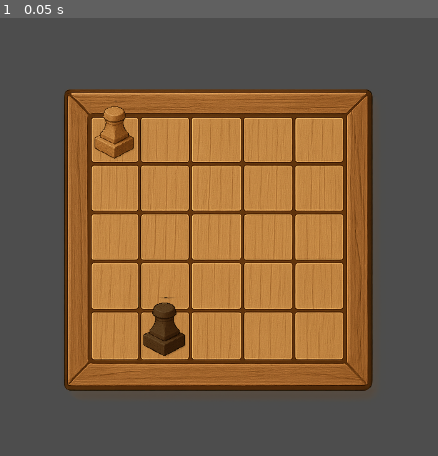
Above: before the commit, frame 1.
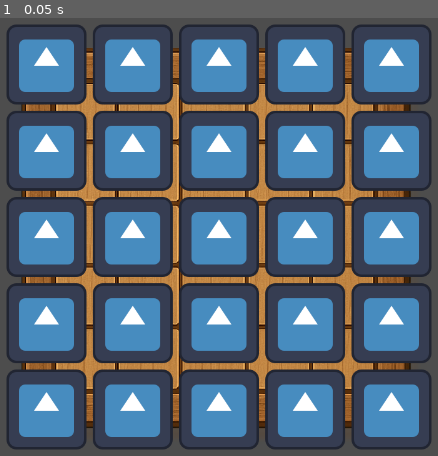
Above: after the commit, the same moment.

Repository: Blxee/tak
Game: Godot game, scene res://scenes/main_scene.tscn
Two runs of this game, one before a commit and one after it. Both use one fixed random seed, a clock stepped at 60 frames per second and the inputs below. The engine's default icon, where the game draws it, is replaced by a stand-in: a white triangle on a blue panel in a dark square.
Inputs:
- Up to frame 1 (0.05 s): no input

The runs differ from the first frame. In frame 1, 74% of the frame differs, in the area x 1-99%, y 1-99%.

Commit message:
Added: temporary board and pieces

Diff:
--- a/project.godot
+++ b/project.godot
@@ -19,7 +19,7 @@
 
 window/size/viewport_width=720
 window/size/viewport_height=1280
-window/stretch/mode="canvas_items"
+window/stretch/mode="viewport"
 window/stretch/scale_mode="integer"
 window/handheld/orientation=1
 
--- /dev/null
+++ b/scenes/board.gd
@@ -0,0 +1 @@
+extends TextureRect
--- /dev/null
+++ b/scenes/board.tscn
@@ -0,0 +1,137 @@
+[gd_scene load_steps=5 format=3 uid="uid://bygp1ueubabik"]
+
+[ext_resource type="Texture2D" uid="uid://3gmiw8w21j5h" path="res://assets/images/tak_wood_spritesheet.png" id="1_tx6nw"]
+[ext_resource type="Script" uid="uid://cjrfy5fpoxms5" path="res://scenes/board.gd" id="2_fv4ni"]
+[ext_resource type="Texture2D" uid="uid://3jhd4kb6lbw6" path="res://icon.svg" id="2_nglv8"]
+
+[sub_resource type="AtlasTexture" id="AtlasTexture_fv4ni"]
+atlas = ExtResource("1_tx6nw")
+region = Rect2(11.3737, 0.999802, 571.992, 573.749)
+
+[node name="Board" type="TextureRect"]
+anchors_preset = 15
+anchor_right = 1.0
+anchor_bottom = 1.0
+grow_horizontal = 2
+grow_vertical = 2
+texture = SubResource("AtlasTexture_fv4ni")
+expand_mode = 4
+stretch_mode = 5
+script = ExtResource("2_fv4ni")
+
+[node name="GridContainer" type="GridContainer" parent="."]
+layout_mode = 1
+anchors_preset = 8
+anchor_left = 0.5
+anchor_top = 0.5
+anchor_right = 0.5
+anchor_bottom = 0.5
+offset_left = -340.0
+offset_top = -340.0
+offset_right = 340.0
+offset_bottom = 340.0
+grow_horizontal = 2
+grow_vertical = 2
+theme_override_constants/h_separation = 10
+theme_override_constants/v_separation = 10
+columns = 5
+
+[node name="TextureRect" type="TextureRect" parent="GridContainer"]
+layout_mode = 2
+texture = ExtResource("2_nglv8")
+
+[node name="TextureRect2" type="TextureRect" parent="GridContainer"]
+layout_mode = 2
+texture = ExtResource("2_nglv8")
+
+[node name="TextureRect3" type="TextureRect" parent="GridContainer"]
+layout_mode = 2
+texture = ExtResource("2_nglv8")
+
+[node name="TextureRect4" type="TextureRect" parent="GridContainer"]
+layout_mode = 2
+texture = ExtResource("2_nglv8")
+
+[node name="TextureRect5" type="TextureRect" parent="GridContainer"]
+layout_mode = 2
+texture = ExtResource("2_nglv8")
+
+[node name="TextureRect6" type="TextureRect" parent="GridContainer"]
+layout_mode = 2
+texture = ExtResource("2_nglv8")
+
+[node name="TextureRect7" type="TextureRect" parent="GridContainer"]
+layout_mode = 2
+texture = ExtResource("2_nglv8")
+
+[node name="TextureRect8" type="TextureRect" parent="GridContainer"]
+layout_mode = 2
+texture = ExtResource("2_nglv8")
+
+[node name="TextureRect9" type="TextureRect" parent="GridContainer"]
+layout_mode = 2
+texture = ExtResource("2_nglv8")
+
+[node name="TextureRect10" type="TextureRect" parent="GridContainer"]
+layout_mode = 2
+texture = ExtResource("2_nglv8")
+
+[node name="TextureRect11" type="TextureRect" parent="GridContainer"]
+layout_mode = 2
+texture = ExtResource("2_nglv8")
+
+[node name="TextureRect12" type="TextureRect" parent="GridContainer"]
+layout_mode = 2
+texture = ExtResource("2_nglv8")
+
+[node name="TextureRect13" type="TextureRect" parent="GridContainer"]
+layout_mode = 2
+texture = ExtResource("2_nglv8")
+
+[node name="TextureRect14" type="TextureRect" parent="GridContainer"]
+layout_mode = 2
+texture = ExtResource("2_nglv8")
+
+[node name="TextureRect15" type="TextureRect" parent="GridContainer"]
+layout_mode = 2
+texture = ExtResource("2_nglv8")
+
+[node name="TextureRect16" type="TextureRect" parent="GridContainer"]
+layout_mode = 2
+texture = ExtResource("2_nglv8")
+
+[node name="TextureRect17" type="TextureRect" parent="GridContainer"]
+layout_mode = 2
+texture = ExtResource("2_nglv8")
+
+[node name="TextureRect18" type="TextureRect" parent="GridContainer"]
+layout_mode = 2
+texture = ExtResource("2_nglv8")
+
+[node name="TextureRect19" type="TextureRect" parent="GridContainer"]
+layout_mode = 2
+texture = ExtResource("2_nglv8")
+
+[node name="TextureRect20" type="TextureRect" parent="GridContainer"]
+layout_mode = 2
+texture = ExtResource("2_nglv8")
+
+[node name="TextureRect21" type="TextureRect" parent="GridContainer"]
+layout_mode = 2
+texture = ExtResource("2_nglv8")
+
+[node name="TextureRect22" type="TextureRect" parent="GridContainer"]
+layout_mode = 2
+texture = ExtResource("2_nglv8")
+
+[node name="TextureRect23" type="TextureRect" parent="GridContainer"]
+layout_mode = 2
+texture = ExtResource("2_nglv8")
+
+[node name="TextureRect24" type="TextureRect" parent="GridContainer"]
+layout_mode = 2
+texture = ExtResource("2_nglv8")
+
+[node name="TextureRect25" type="TextureRect" parent="GridContainer"]
+layout_mode = 2
+texture = ExtResource("2_nglv8")
--- a/scenes/main_scene.tscn
+++ b/scenes/main_scene.tscn
@@ -1,28 +1,14 @@
-[gd_scene load_steps=4 format=3 uid="uid://d3rn8gfhhx74o"]
+[gd_scene load_steps=2 format=3 uid="uid://d3rn8gfhhx74o"]
 
-[ext_resource type="Texture2D" uid="uid://3gmiw8w21j5h" path="res://assets/images/tak_wood_spritesheet.png" id="1_w2twt"]
+[ext_resource type="PackedScene" uid="uid://bygp1ueubabik" path="res://scenes/board.tscn" id="1_w2twt"]
 
-[sub_resource type="AtlasTexture" id="AtlasTexture_pw63i"]
-atlas = ExtResource("1_w2twt")
-region = Rect2(9, 9, 564, 560)
+[node name="MainScene" type="Control"]
+layout_mode = 3
+anchors_preset = 15
+anchor_right = 1.0
+anchor_bottom = 1.0
+grow_horizontal = 2
+grow_vertical = 2
 
-[sub_resource type="AtlasTexture" id="AtlasTexture_w2twt"]
-atlas = ExtResource("1_w2twt")
-region = Rect2(539, 414, 472, 615)
-
-[node name="MainScene" type="Node2D"]
-
-[node name="Sprite2D" type="Sprite2D" parent="."]
-position = Vector2(357, 645)
-texture = SubResource("AtlasTexture_pw63i")
-
-[node name="Sprite2D2" type="Sprite2D" parent="."]
-position = Vector2(193, 473)
-scale = Vector2(0.166843, 0.165828)
-texture = SubResource("AtlasTexture_w2twt")
-
-[node name="Sprite2D3" type="Sprite2D" parent="."]
-modulate = Color(0.462485, 0.462485, 0.462485, 1)
-position = Vector2(273, 788)
-scale = Vector2(0.175847, 0.169256)
-texture = SubResource("AtlasTexture_w2twt")
+[node name="Board" parent="." instance=ExtResource("1_w2twt")]
+layout_mode = 1
--- /dev/null
+++ b/scenes/stone.gd
@@ -0,0 +1,12 @@
+extends TextureButton
+
+enum StoneType {
+	FLAT_STONE,
+	WALL,
+	CAP_STONE,
+}
+
+@export var stone_type: StoneType = StoneType.FLAT_STONE:
+	set(value):
+		stone_type = value
+		#texture_normal =
--- /dev/null
+++ b/scenes/stone.tscn
@@ -0,0 +1,11 @@
+[gd_scene load_steps=2 format=3 uid="uid://dkiwciyv0tcud"]
+
+[ext_resource type="Script" uid="uid://cyluqjyipedp0" path="res://scenes/stone.gd" id="1_hmdus"]
+
+[node name="Stone" type="TextureButton"]
+anchors_preset = 15
+anchor_right = 1.0
+anchor_bottom = 1.0
+grow_horizontal = 2
+grow_vertical = 2
+script = ExtResource("1_hmdus")
Not shown, added: scenes/board.gd.uid
Not shown, added: scenes/stone.gd.uid
